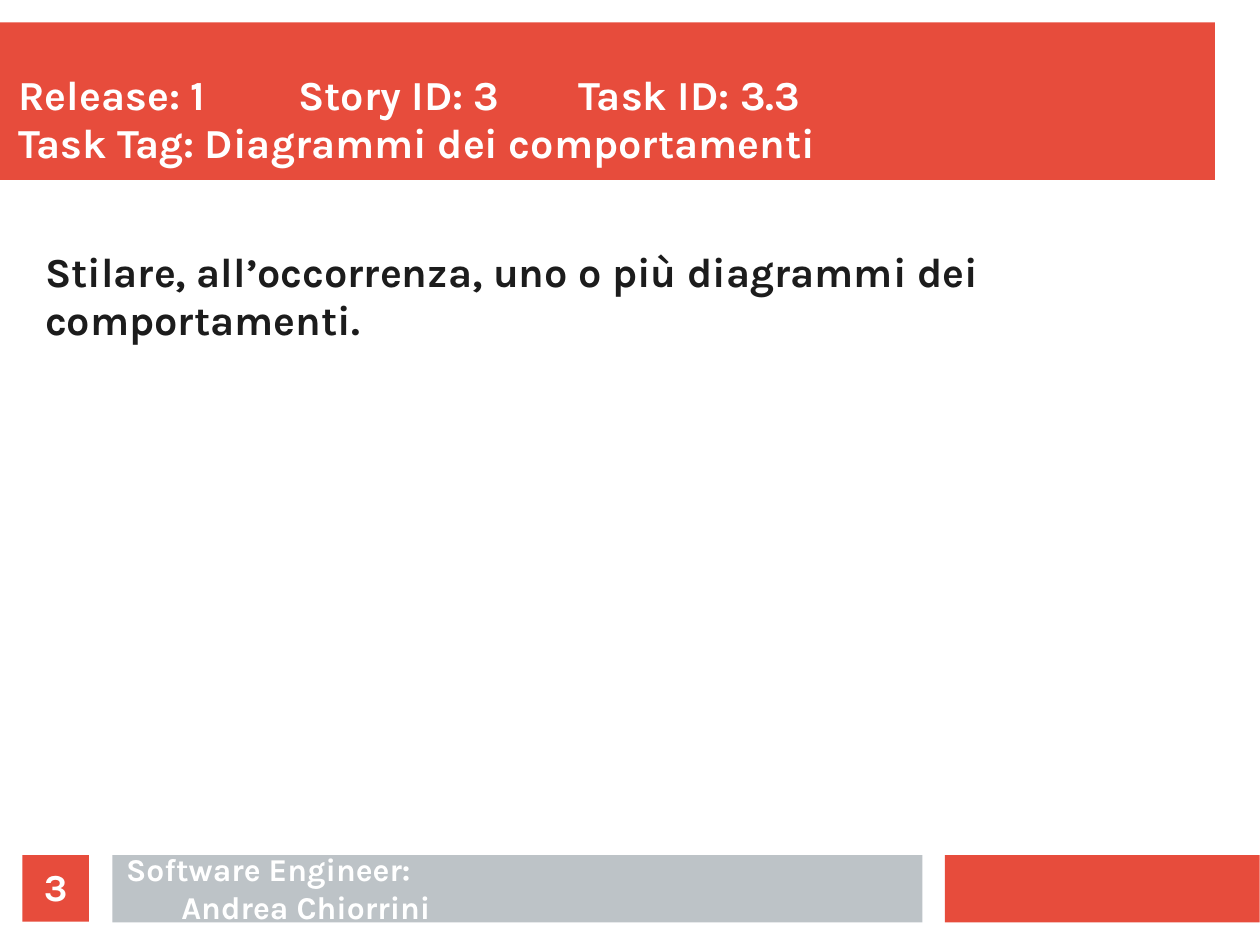
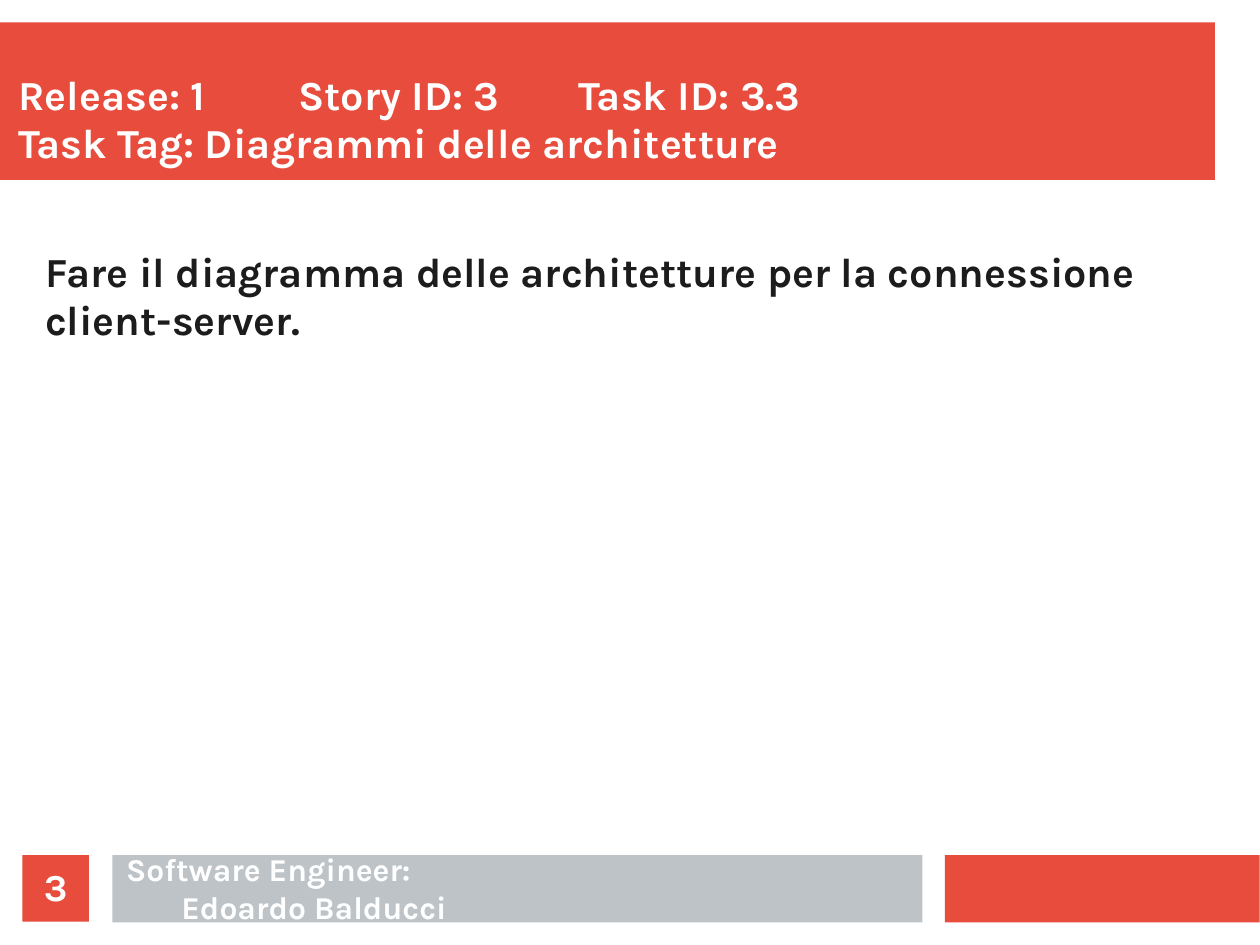
Before and after one commit to ecorradini/ProgettoIDS, a slide deck: slide 3 of AnalisiRequisiti/Task/UT3/TaskGestioneMappeServer.ppt. Drawn at 1260x945 pixels with LibreOffice and Linux fonts; fonts in the diff are those of the drawing. Boxes give left, top, right and bottom in pixels: in the first picture for what was removed or moved away, otherwise in the second. Text is boxed around its words. In the diff, an @@ line names an element or a change of style, - is before the commit and + after.

Commit message:
task ut3 conclusi

```diff
--- a/AnalisiRequisiti/Task/UT3/TaskGestioneMappeServer.ppt
+++ b/AnalisiRequisiti/Task/UT3/TaskGestioneMappeServer.ppt
@@ text at [18, 81, 800, 169]: text changed @@
-Release: 1 Story ID: 3 Task ID: 3.3
-Task Tag: Diagrammi dei comportamenti
+Release: 1 Story ID: 3 Task ID: 3.3
+Task Tag: Diagrammi delle architetture
@@ text at [45, 257, 1135, 336]: text changed @@
-Stilare, all’occorrenza, uno o più diagrammi dei comportamenti.
+Fare il diagramma delle architetture per la connessione client-server.
@@ text at [126, 853, 446, 926]: text changed @@
-Software Engineer:
-Andrea Chiorrini
+Software Engineer:
+Edoardo Balducci
```
Also in this commit, not shown: 5 other slides changed, 1 slide added, 1 other file.
